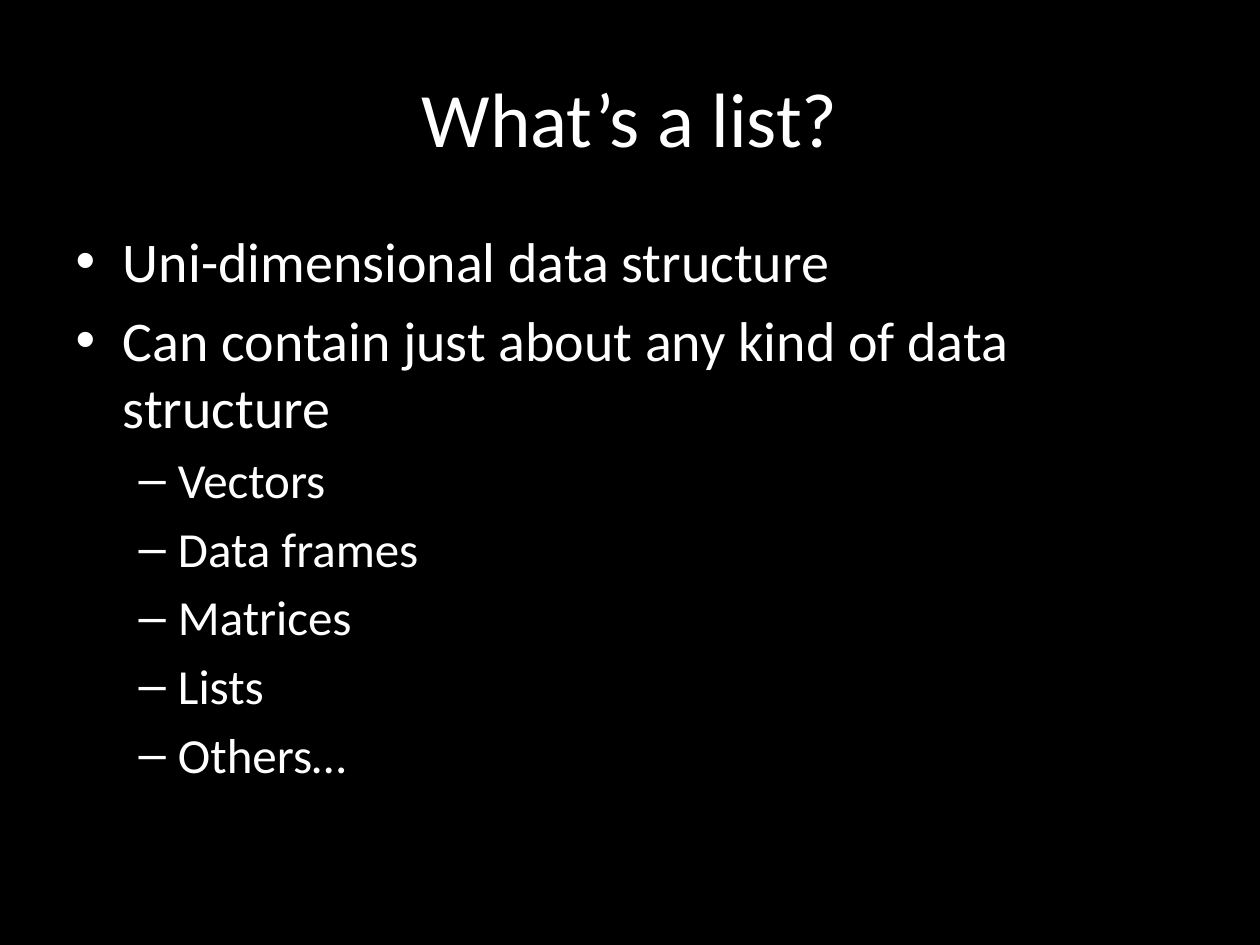
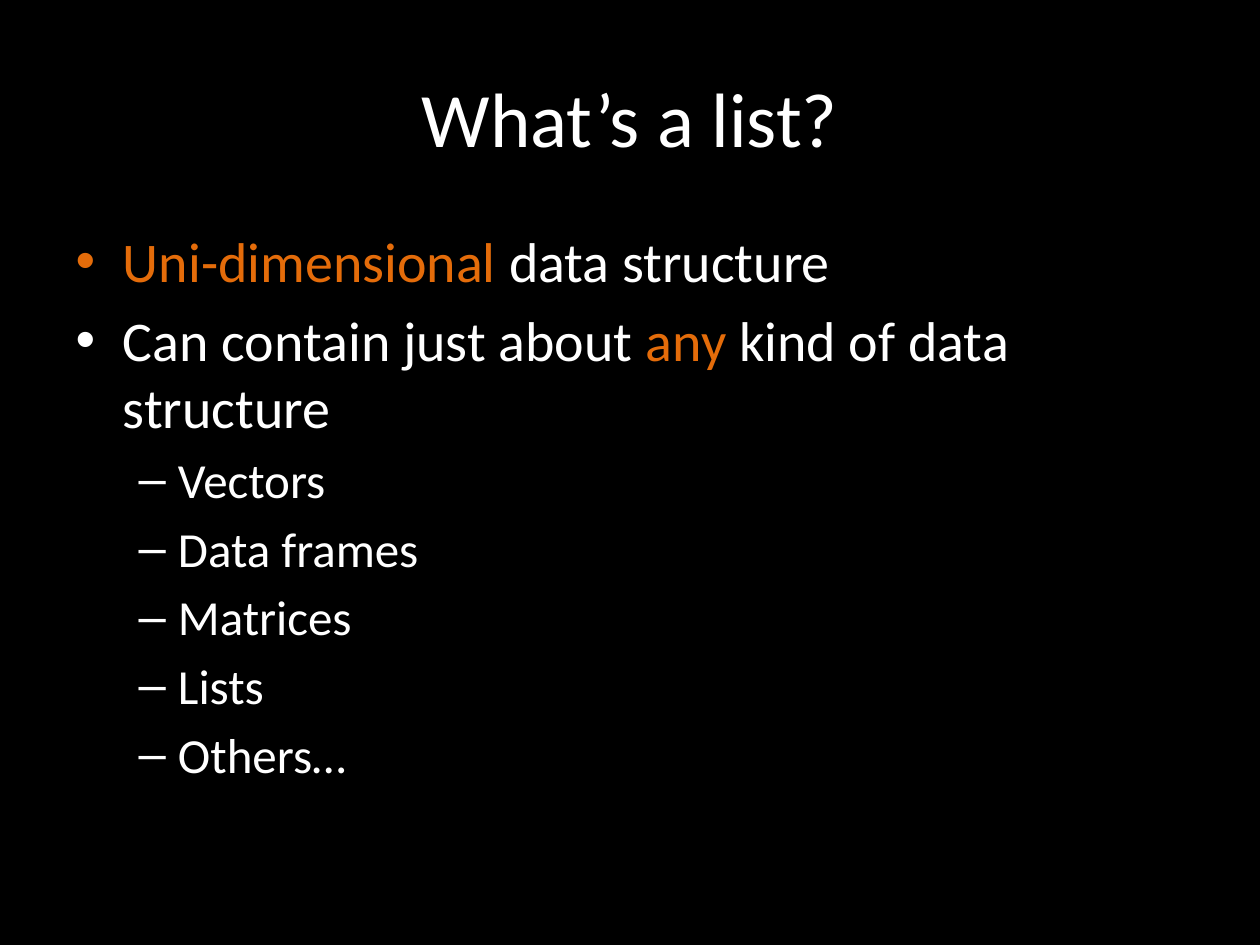
Before and after one commit to obroma/WMGtraining, a slide deck: slide 61 of r-data-structures.pptx. Drawn at 1260x945 pixels with LibreOffice and Linux fonts; fonts in the diff are those of the drawing. Boxes give left, top, right and bottom in pixels: in the first picture for what was removed or moved away, otherwise in the second. Text is boxed around its words. In the diff, an @@ line names an element or a change of style, - is before the commit and + after.

```diff
--- a/r-data-structures.pptx
+++ b/r-data-structures.pptx
@@ text at box(123, 243, 1009, 429): text colour #FFFFFF to #E46C0A in "Uni-dimensional", "any" @@
```
Also in this commit, not shown: 3 other slides changed, 1 slide added.
